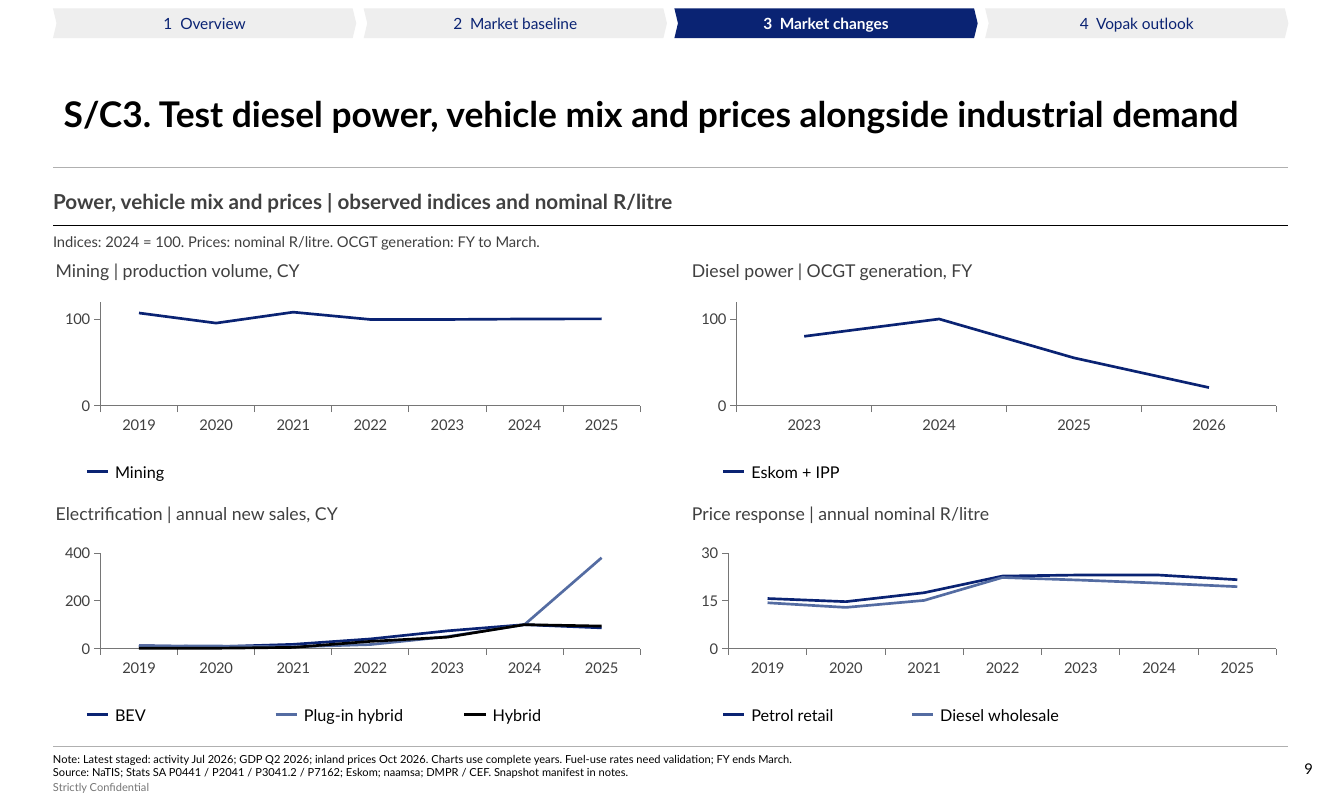
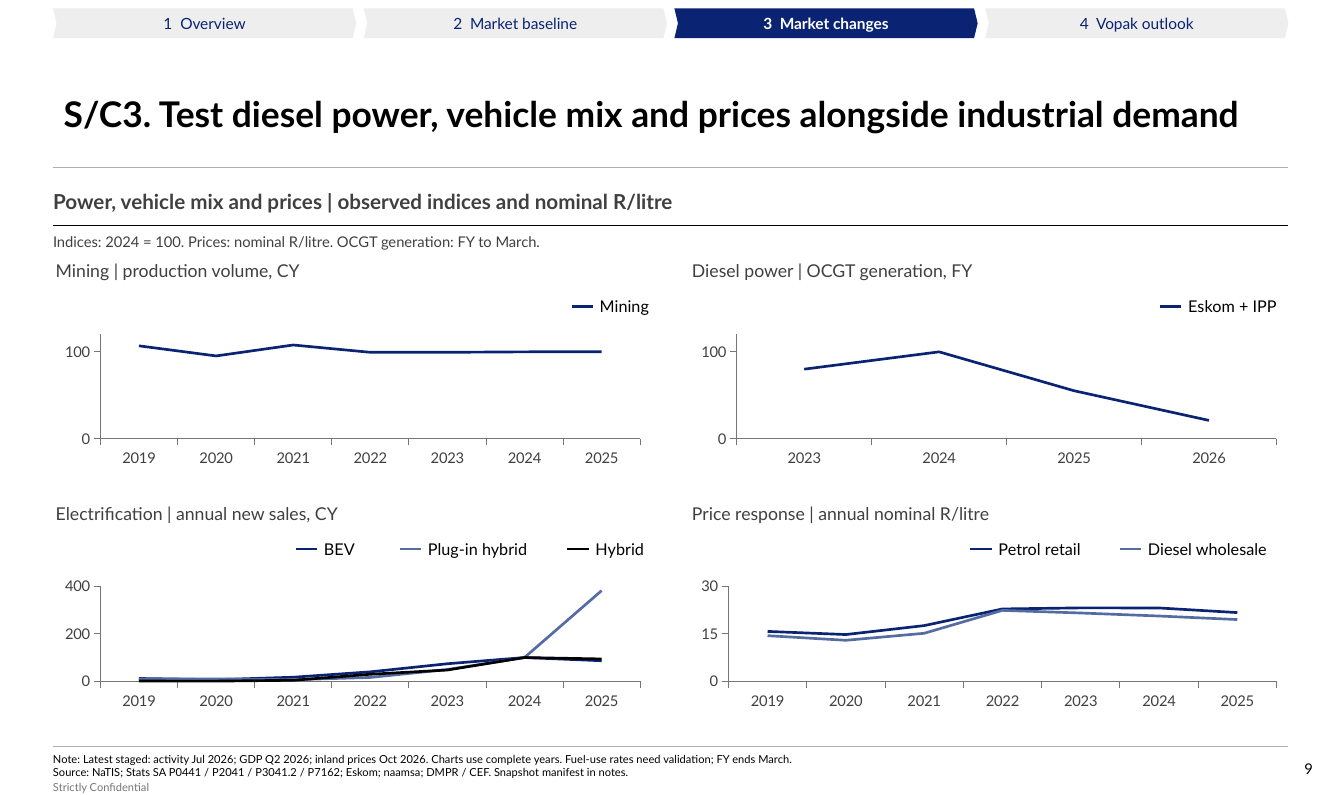
Before and after one commit to Africa-International-Advisors/liquid_fuels_model, a slide deck: slide 9 of pptx/output/delivered/Vopak_Week1_Convergence_2026_10_06.pptx. Drawn at 1344x795 pixels with LibreOffice and Linux fonts; fonts in the diff are those of the drawing; background and template pictures are left out. Boxes give left, top, right and bottom in pixels: in the first picture for what was removed or moved away, otherwise in the second. Text is boxed around its words. In the diff, an @@ line names an element or a change of style, - is before the commit and + after.

```diff
--- a/pptx/output/delivered/Vopak_Week1_Convergence_2026_10_06.pptx
+++ b/pptx/output/delivered/Vopak_Week1_Convergence_2026_10_06.pptx
@@ text "Mining": place and size @@
-text "Mining" at (115,466,164,481)
+text "Mining" at (600,300,649,315)
@@ text "Eskom + IPP": place and size @@
-text "Eskom + IPP" at (751,466,840,478)
+text "Eskom + IPP" at (1188,300,1277,312)
@@ line moved from (87, 472) - (108, 472) to (572, 307) - (593, 307) @@
@@ line moved from (723, 472) - (745, 472) to (1160, 307) - (1182, 307) @@
@@ line moved from (87, 715) - (108, 715) to (296, 549) - (317, 549) @@
@@ text "BEV": place and size @@
-text "BEV" at (115,709,146,721)
+text "BEV" at (324,543,355,555)
@@ line moved from (276, 715) - (297, 715) to (400, 549) - (421, 549) @@
@@ text "Plug-in hybrid": place and size @@
-text "Plug-in hybrid" at (304,709,403,724)
+text "Plug-in hybrid" at (428,543,527,558)
@@ line moved from (465, 715) - (486, 715) to (568, 549) - (589, 549) @@
@@ text "Hybrid": place and size @@
-text "Hybrid" at (493,709,542,724)
+text "Hybrid" at (595,543,644,558)
@@ line moved from (723, 715) - (745, 715) to (971, 549) - (992, 549) @@
@@ text "Petrol retail": place and size @@
-text "Petrol retail" at (751,709,834,721)
+text "Petrol retail" at (998,543,1081,555)
@@ line moved from (912, 715) - (933, 715) to (1120, 549) - (1141, 549) @@
@@ text "Diesel wholesale": place and size @@
-text "Diesel wholesale" at (940,709,1059,721)
+text "Diesel wholesale" at (1148,543,1267,555)
@@ 4 line charts: place and size @@
-4 line charts at (53,299,1289,680)
+4 line charts at (53,332,1289,713)
```
Also in this commit, not shown: 1 other slide changed, 7 other files.
